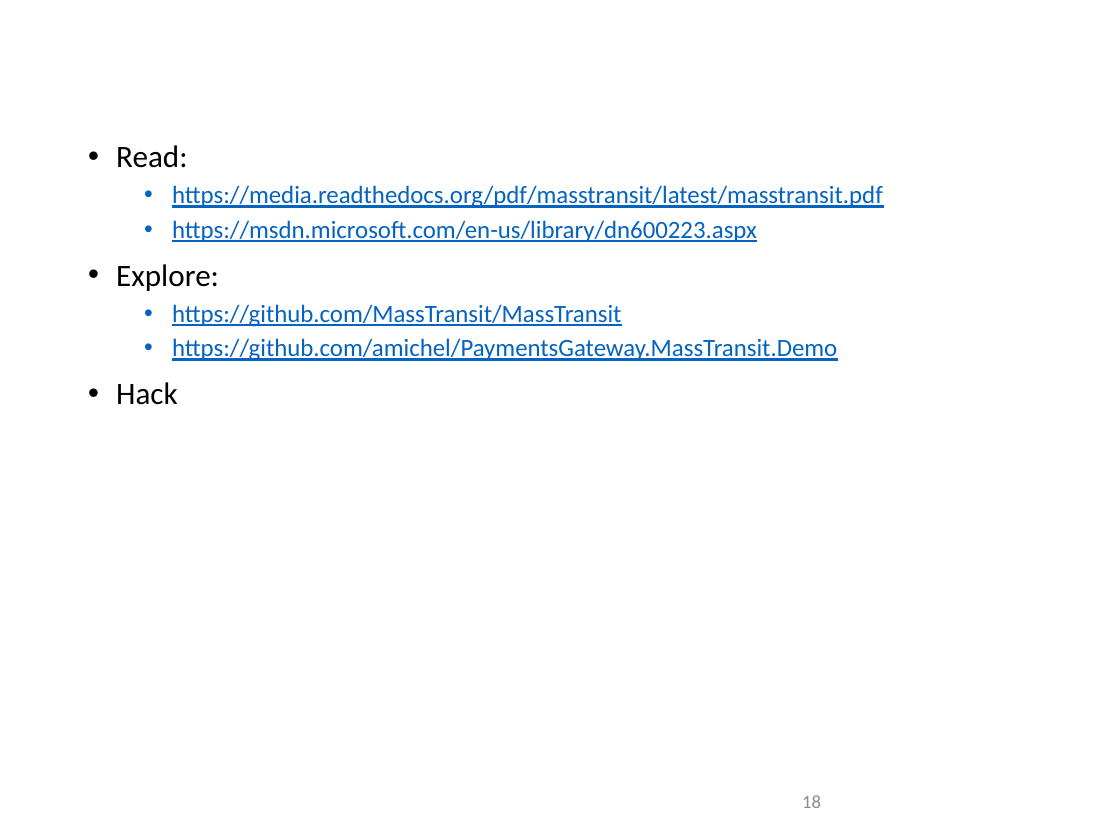
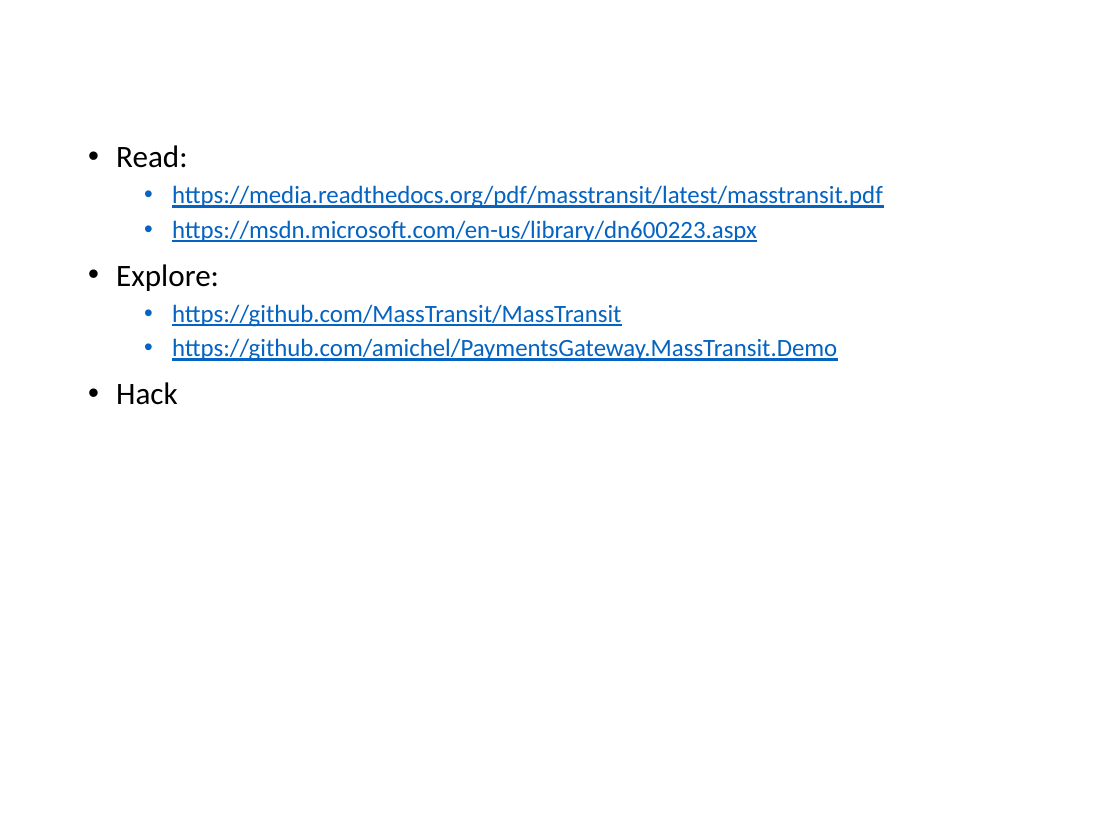
Before and after one commit to amichel/PaymentsGateway.MassTransit.Demo, a slide deck: slide 17 of Presentation/Service Bus Integration Patterns.pptx (slide 18 before the commit). Drawn at 1120x840 pixels with LibreOffice and Linux fonts; fonts in the diff are those of the drawing; background and template pictures are left out. Boxes give left, top, right and bottom in pixels: in the first picture for what was removed or moved away, otherwise in the second. Text is boxed around its words. In the diff, an @@ line names an element or a change of style, - is before the commit and + after.

```diff
--- a/Presentation/Service Bus Integration Patterns.pptx
+++ b/Presentation/Service Bus Integration Patterns.pptx
@@ page number removed at [802, 795, 821, 808] @@
-18
```
Also in this commit, not shown: 14 other slides changed, 1 slide added, 2 slides removed, 2 other files.
